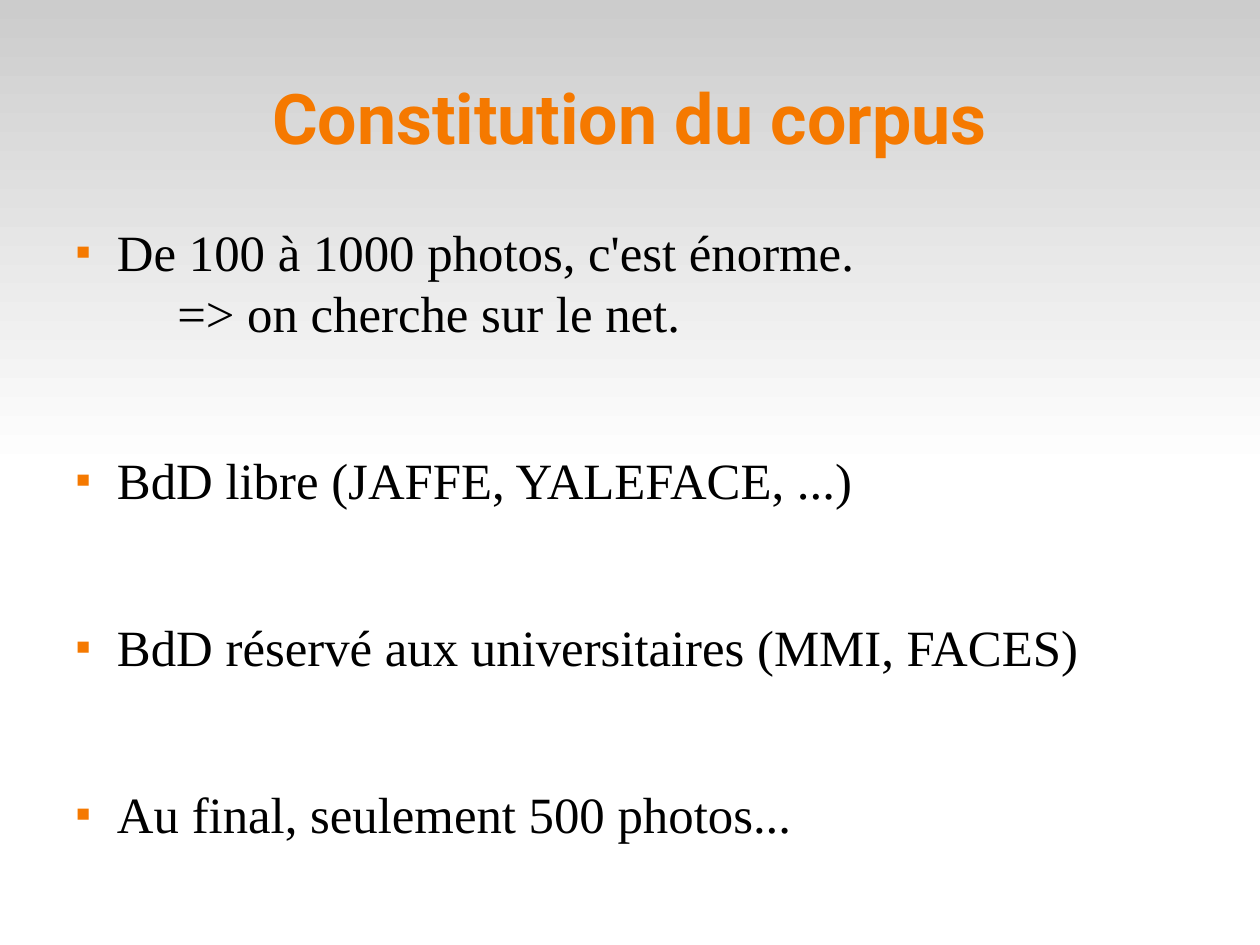
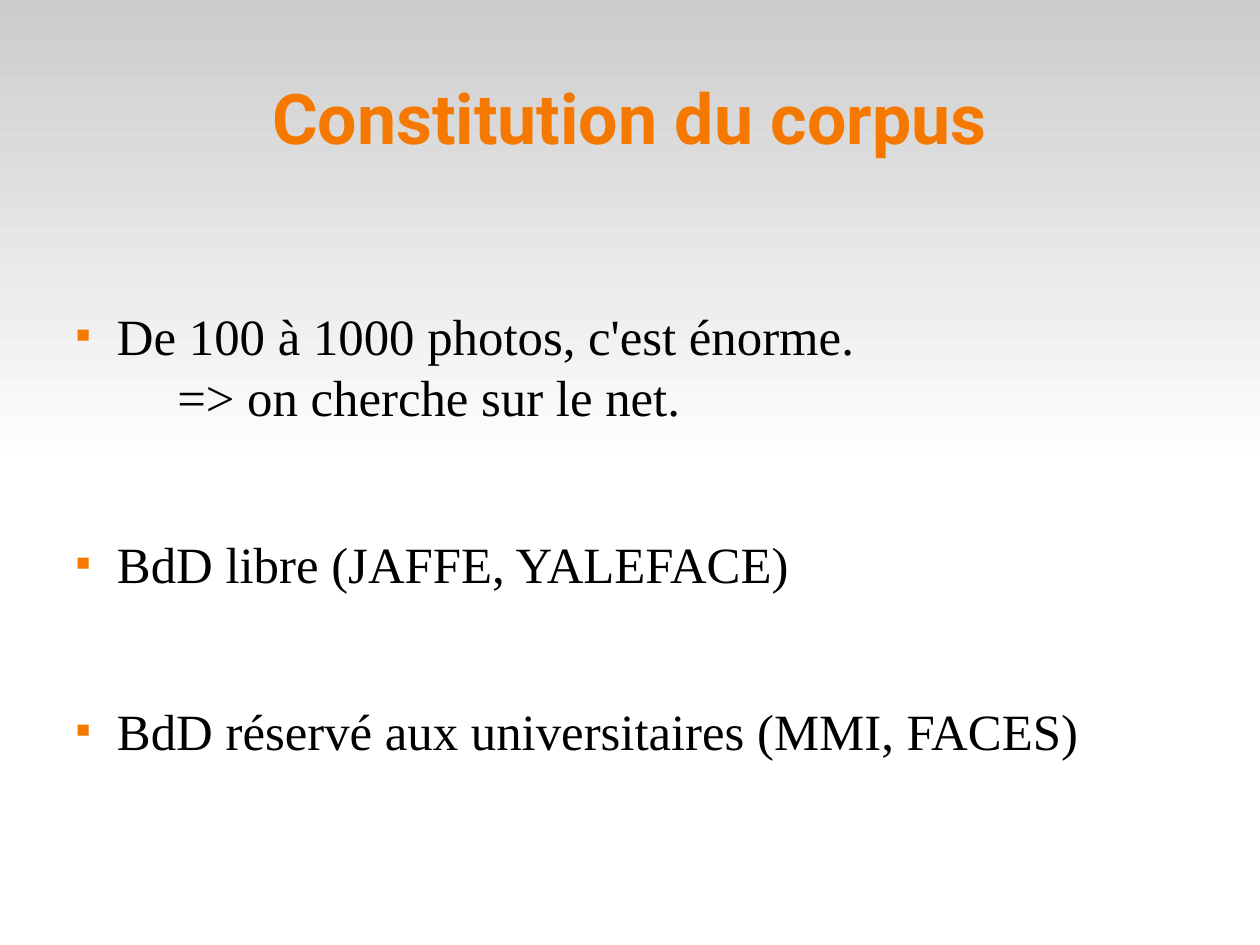
Before and after one commit to sairamnivedita/emotion-detection, a slide deck: slide 8 of doc/pres.odp (slide 5 before the commit). Drawn at 1260x945 pixels with LibreOffice and Linux fonts; fonts in the diff are those of the drawing. Boxes give left, top, right and bottom in pixels: in the first picture for what was removed or moved away, otherwise in the second. Text is boxed around its words. In the diff, an @@ line names an element or a change of style, - is before the commit and + after.

```diff
--- a/doc/pres.odp
+++ b/doc/pres.odp
@@ text at box(117, 547, 789, 593): text changed @@
-■ BdD libre (JAFFE, YALEFACE, ...)
+■ BdD libre (JAFFE, YALEFACE)
@@ text at box(117, 797, 792, 844): paragraph removed @@
-■ Au final, seulement 500 photos...
```
Also in this commit, not shown: 7 other slides changed, 6 slides added, 3 slides removed, 1 other file.
